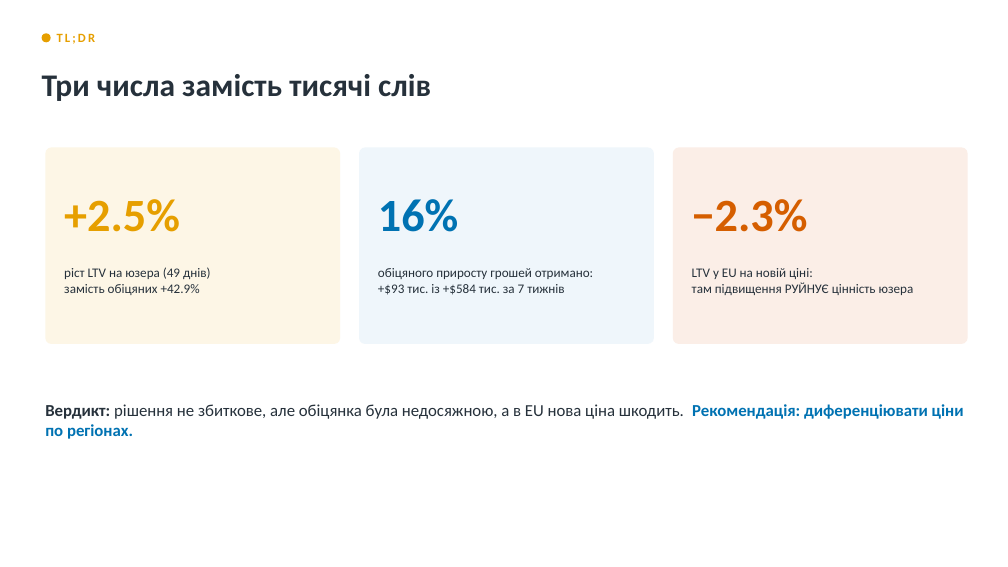
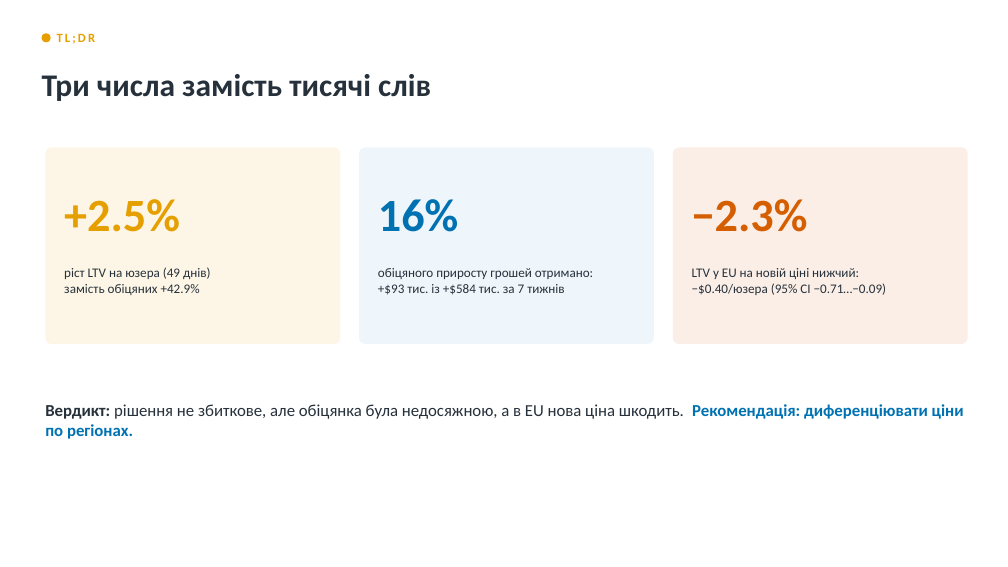
Before and after one commit to Trigger111/amo-case-nepop, a slide deck: slide 3 of AMO_case_presentation.pptx. Drawn at 1008x567 pixels with LibreOffice and Linux fonts; fonts in the diff are those of the drawing. Boxes give left, top, right and bottom in pixels: in the first picture for what was removed or moved away, otherwise in the second. Text is boxed around its words. In the diff, an @@ line names an element or a change of style, - is before the commit and + after.

```diff
--- a/AMO_case_presentation.pptx
+++ b/AMO_case_presentation.pptx
@@ text at (692,268,887,295): text changed @@
-LTV у EU на новій ціні:
-там підвищення РУЙНУЄ цінність юзера
+LTV у EU на новій ціні нижчий:
+−$0.40/юзера (95% CI −0.71…−0.09)
```
Also in this commit, not shown: 7 other slides changed, 1 slide added, 1 slide removed, 3 other files.
